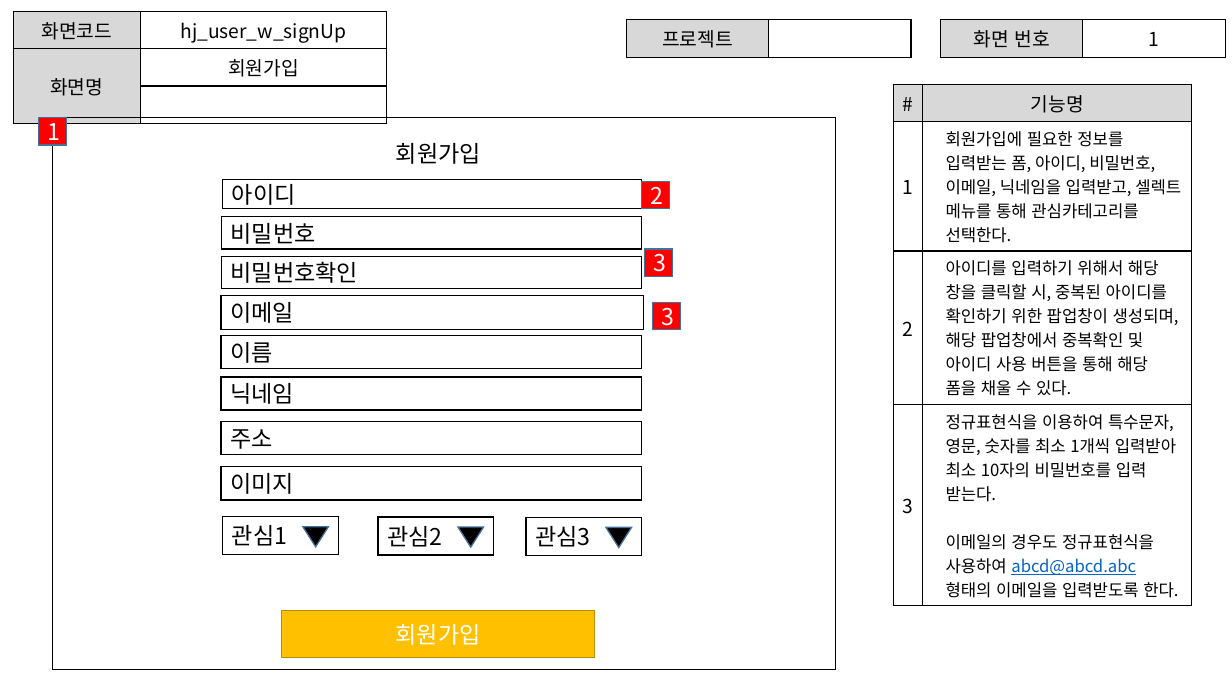
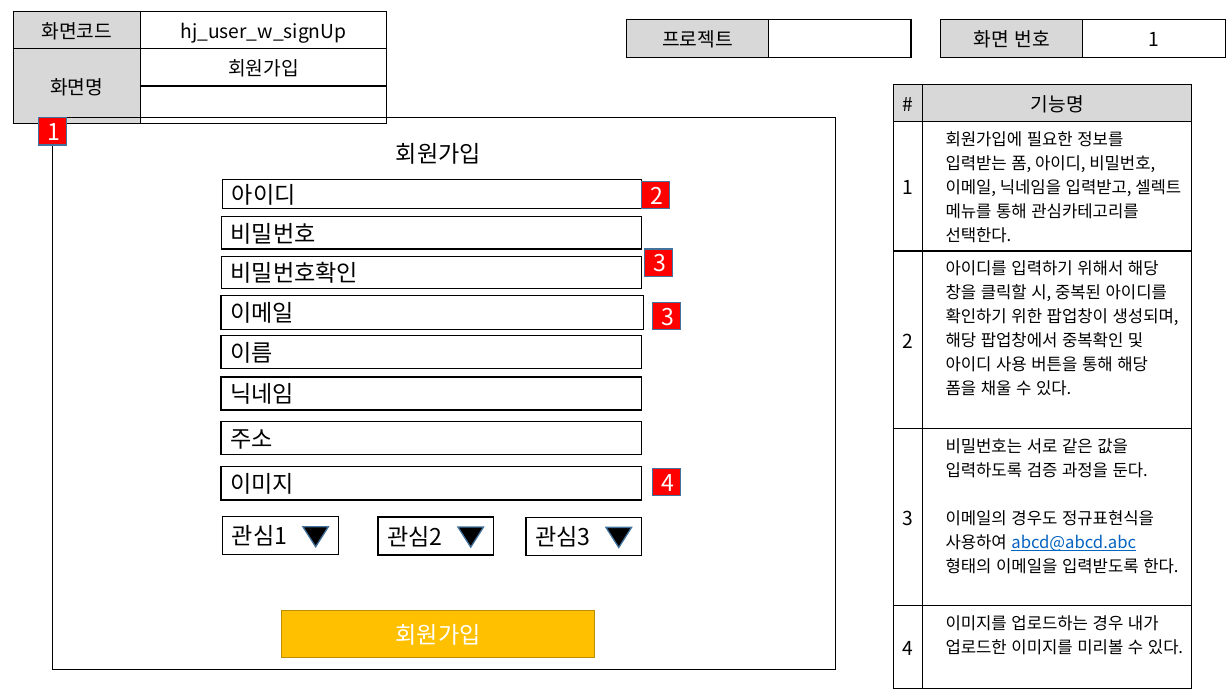
Before and after one commit to ezenteam2/e-Zone, a slide deck: slide 2 of 0 발표용 파워포인트/project05 - 파워포인트 종합 - 형준.pptx. Drawn at 1232x693 pixels with LibreOffice and Linux fonts; fonts in the diff are those of the drawing. Boxes give left, top, right and bottom in pixels: in the first picture for what was removed or moved away, otherwise in the second. Text is boxed around its words. In the diff, an @@ line names an element or a change of style, - is before the commit and + after.

```diff
--- a/0 발표용 파워포인트/project05 - 파워포인트 종합 - 형준.pptx
+++ b/0 발표용 파워포인트/project05 - 파워포인트 종합 - 형준.pptx
@@ table at box(894, 85, 1192, 659) @@
-row 4: 3 | 정규표현식을 이용하여 특수문자, 영문, 숫자를 최소 1개씩 입력받아 최소 10자의 비밀번호를 입력 받는다. / 이메일의 경우도 정규표현식을 사용하여 abcd@abcd.abc 형태의 이메일을 입력받도록 한다.
+row 4: 3 | 비밀번호는 서로 같은 값을 입력하도록 검증 과정을 둔다. / 이메일의 경우도 정규표현식을 사용하여 abcd@abcd.abc 형태의 이메일을 입력받도록 한다.
+row 5: 4 | 이미지를 업로드하는 경우 내가 업로드한 이미지를 미리볼 수 있다.
@@ rectangle added at box(653, 469, 680, 495), fill #FF0000, outline #43739E 1 pt, 18 pt, text #FFFFFF @@
+4
```
Also in this commit, not shown: 8 other slides changed, 6 other files.
